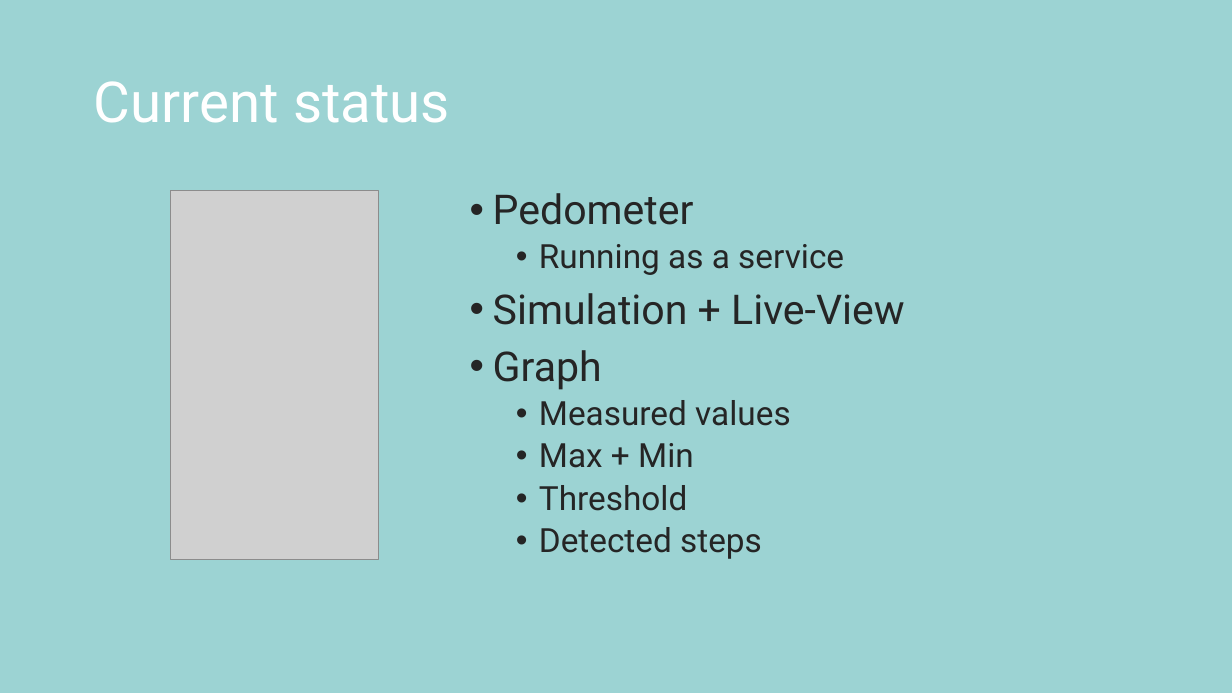
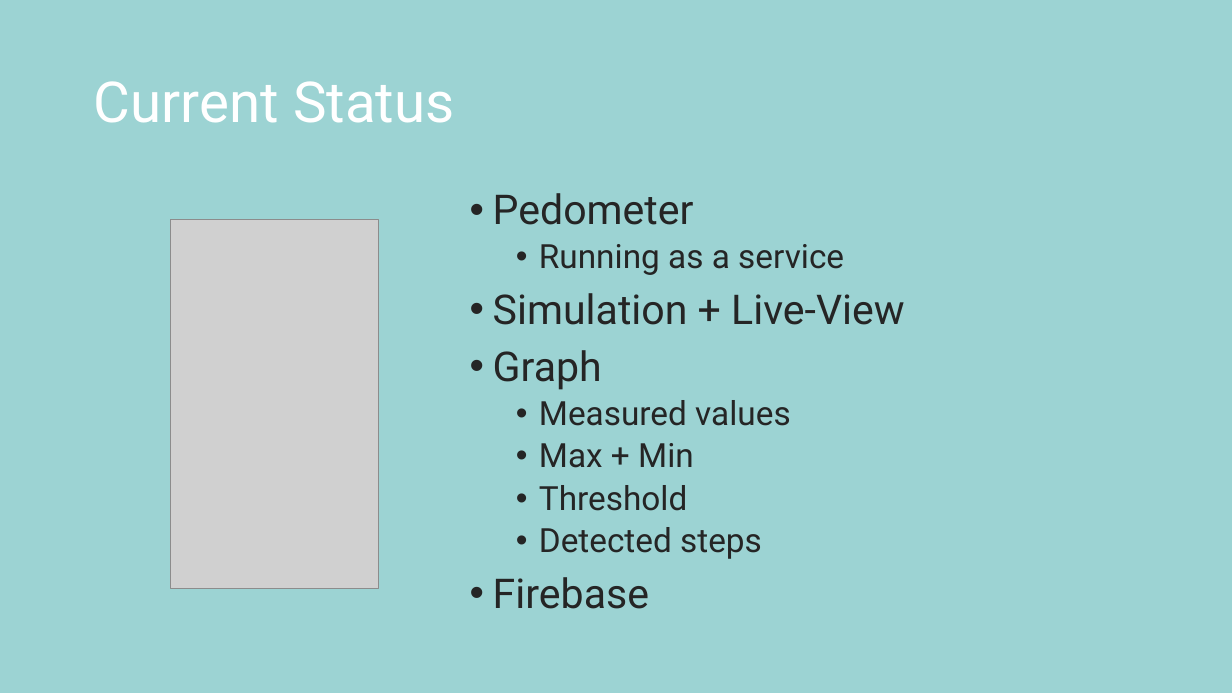
Before and after one commit to EvaJobst/MobileSports, a slide deck: slide 12 of Mountaineer.pptx (slide 10 before the commit). Drawn at 1232x693 pixels with LibreOffice and Linux fonts; fonts in the diff are those of the drawing; grey boxes stand for pictures. Boxes give left, top, right and bottom in pixels: in the first picture for what was removed or moved away, otherwise in the second. Text is boxed around its words. In the diff, an @@ line names an element or a change of style, - is before the commit and + after.

Commit message:
updated presentation

```diff
--- a/Mountaineer.pptx
+++ b/Mountaineer.pptx
@@ title at [94,81,454,123]: text changed @@
-Current status
+Current Status
@@ picture: place and size @@
-picture at [171,190,379,559]
+picture at [171,220,379,589]
@@ text at [493,577,649,609]: paragraph added @@
+• Firebase
```
Also in this commit, not shown: 1 other slide changed, 2 slides added.
